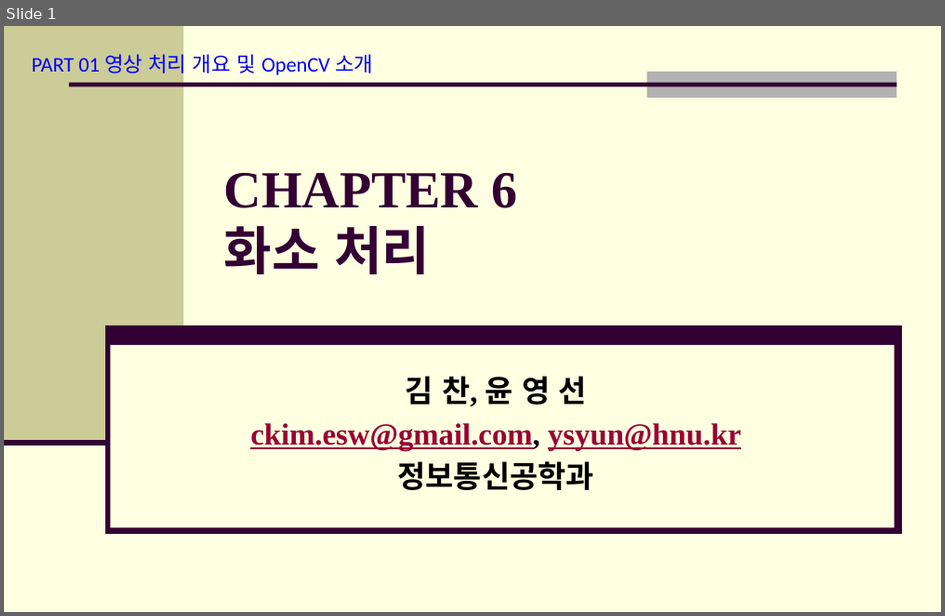
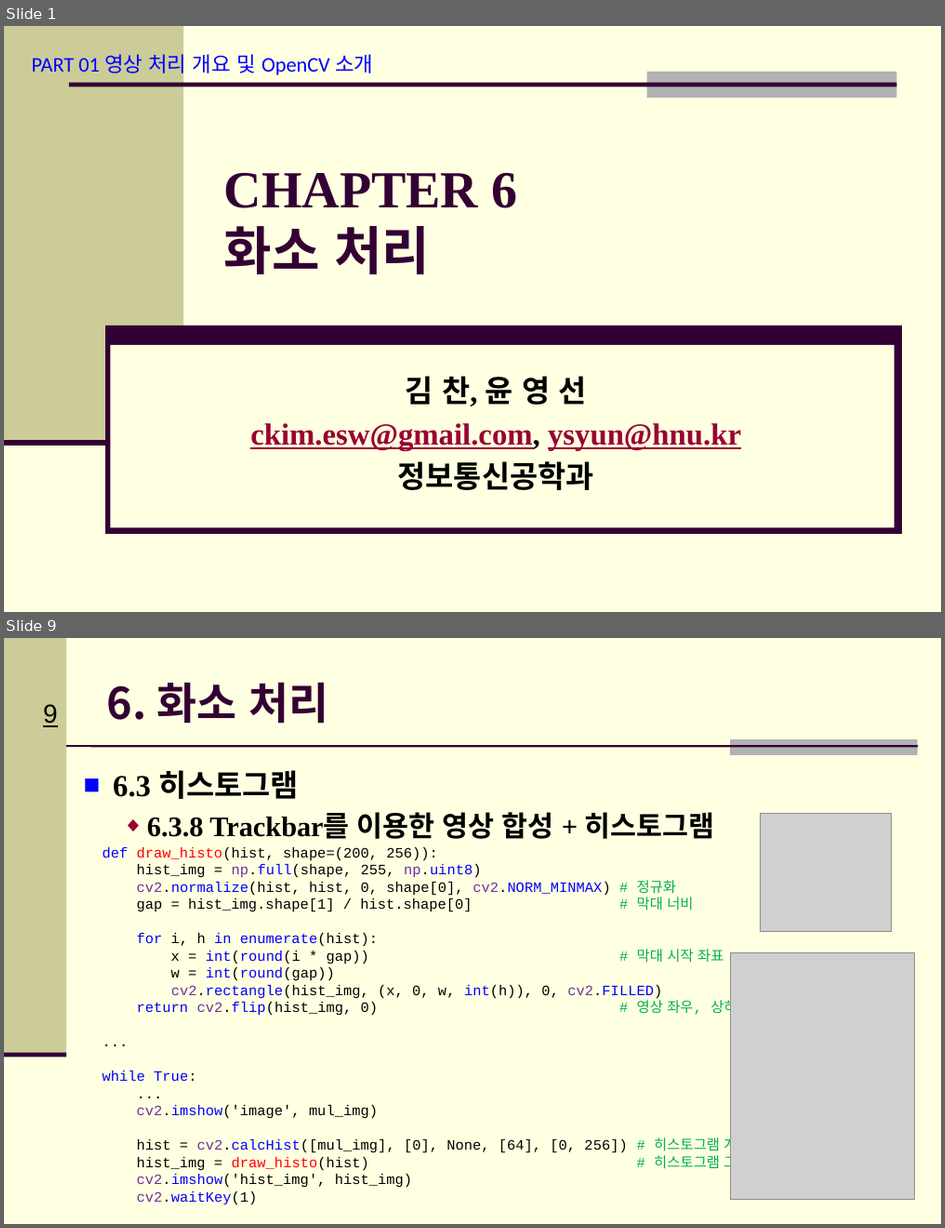
Before and after one commit to Hitbee-dev/OpenCV-Python, a slide deck: 2022-11-08/documents/CH_06 화소 처리.pptx. Shown one above the other, each under a label of ours: slide 1 before the commit, slides 1 and 9 after it; the slides between them are not shown. The pictures are 945x616 and 945x1228 pixels, drawn with LibreOffice and Linux fonts; fonts in the diff are those of the drawing; grey boxes stand for pictures; background and template pictures are left out. Boxes give left, top, right and bottom in pixels: in the first picture for what was removed or moved away, otherwise in the second. Text is boxed around its words. In the diff, an @@ line names an element or a change of style, - is before the commit and + after.

```diff
--- a/2022-11-08/documents/CH_06 화소 처리.pptx
+++ b/2022-11-08/documents/CH_06 화소 처리.pptx
@@ slide 9 added at (x1=4, y1=638, x2=941, y2=1224), background #FFFFE1 @@
@@ rectangle added at (x1=4, y1=638, x2=67, y2=1055), fill #CCCC99 @@
@@ title added at (x1=107, y1=682, x2=329, y2=724), 33.3 pt, text #330033, bold @@
+6. 화소 처리
@@ page number added at (x1=43, y1=704, x2=58, y2=727), 20 pt, text #000000, underline @@
+9
@@ line added from (67, 746) to (918, 746), #330033 1.5 pt @@
@@ rectangle added at (x1=730, y1=739, x2=918, y2=755), fill #B2B2B2 @@
@@ text added at (x1=113, y1=770, x2=715, y2=839), 21.7 pt, text #000000, bold @@
+■ 6.3 히스토그램
+  ◆ 6.3.8 Trackbar를 이용한 영상 합성 + 히스토그램
@@ picture added at (x1=760, y1=813, x2=892, y2=932) @@
@@ text added at (x1=103, y1=847, x2=764, y2=1205), 11 pt, text #000000 @@
+def draw_histo(hist, shape=(200, 256)):
+hist_img = np.full(shape, 255, np.uint8)
+cv2.normalize(hist, hist, 0, shape[0], cv2.NORM_MINMAX) # 정규화
+gap = hist_img.shape[1] / hist.shape[0] # 막대 너비
+for i, h in enumerate(hist):
+x = int(round(i * gap)) # 막대 시작 좌표
+w = int(round(gap))
+cv2.rectangle(hist_img, (x, 0, w, int(h)), 0, cv2.FILLED)
+return cv2.flip(hist_img, 0) # 영상 좌우, 상하 반전
+...
+while True:
+...
+cv2.imshow('image', mul_img)
+hist = cv2.calcHist([mul_img], [0], None, [64], [0, 256]) # 히스토그램 계산
+hist_img = draw_histo(hist) # 히스토그램 그리기
+cv2.imshow('hist_img', hist_img)
+cv2.waitKey(1)
@@ picture added at (x1=731, y1=953, x2=916, y2=1200) @@
@@ line added from (4, 1055) to (67, 1055), #330033 3.5 pt @@
```
Also in this commit, not shown: 6 slides changed, 3 other slides added, 4 other files.
